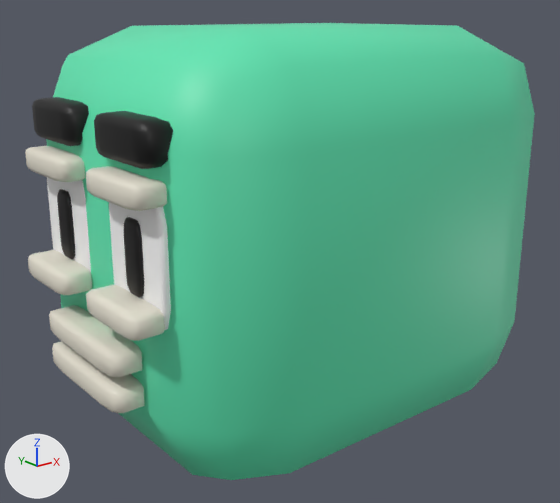
The glTF model watikorn.glb, before and after one commit.
Rendered twice from a camera (50 mm lens) standing at (-2.27, -2.73, 2.11) and looking at (-0.1, -0.02, 1.02). Every picture has the same lights, and +X, +Y and +Z are marked at lower left. The older version comes first. Where no turn or scale is listed for an object, it has been applied to the vertices.
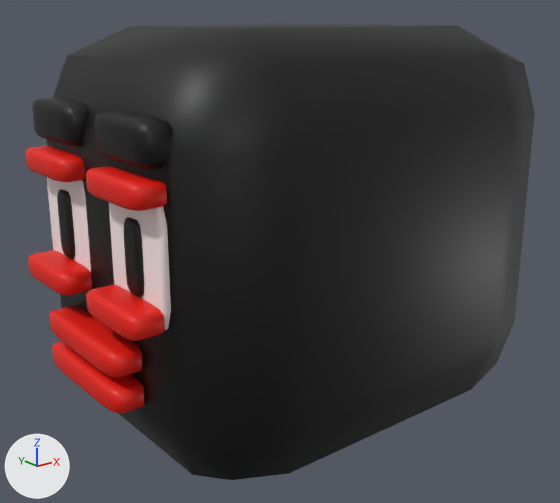
Where the change shows, as pixel boxes (x1, y1, x2, y2) in the pictures (560 x 503 px):
'Cube', recoloured (green to black): (25, 23, 535, 480) in both

The change in detail:
Material 'Material.009' (mat_material_009) changes colour from green #5fe7b4 to black #010303; in linear values from (0.114, 0.8, 0.454) to (0.000402, 0.000979, 0.000761).
Material 'Material' (mat_material) changes colour from pale yellow #e7e2d2 to red #e71500; in linear values from (0.8, 0.76, 0.647) to (0.8, 0.00747, 0.0).
